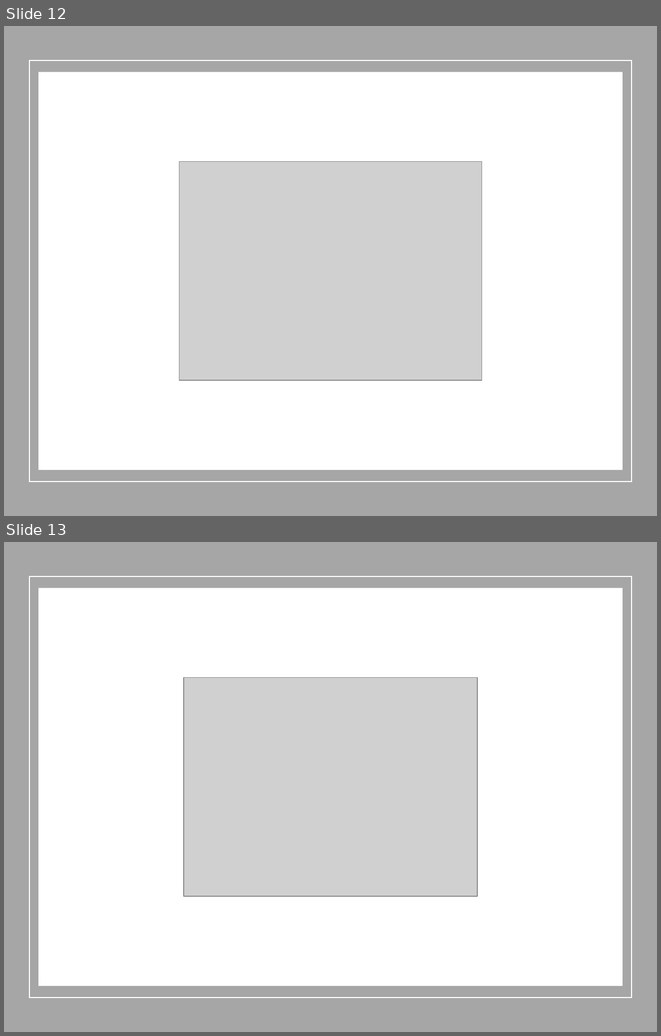
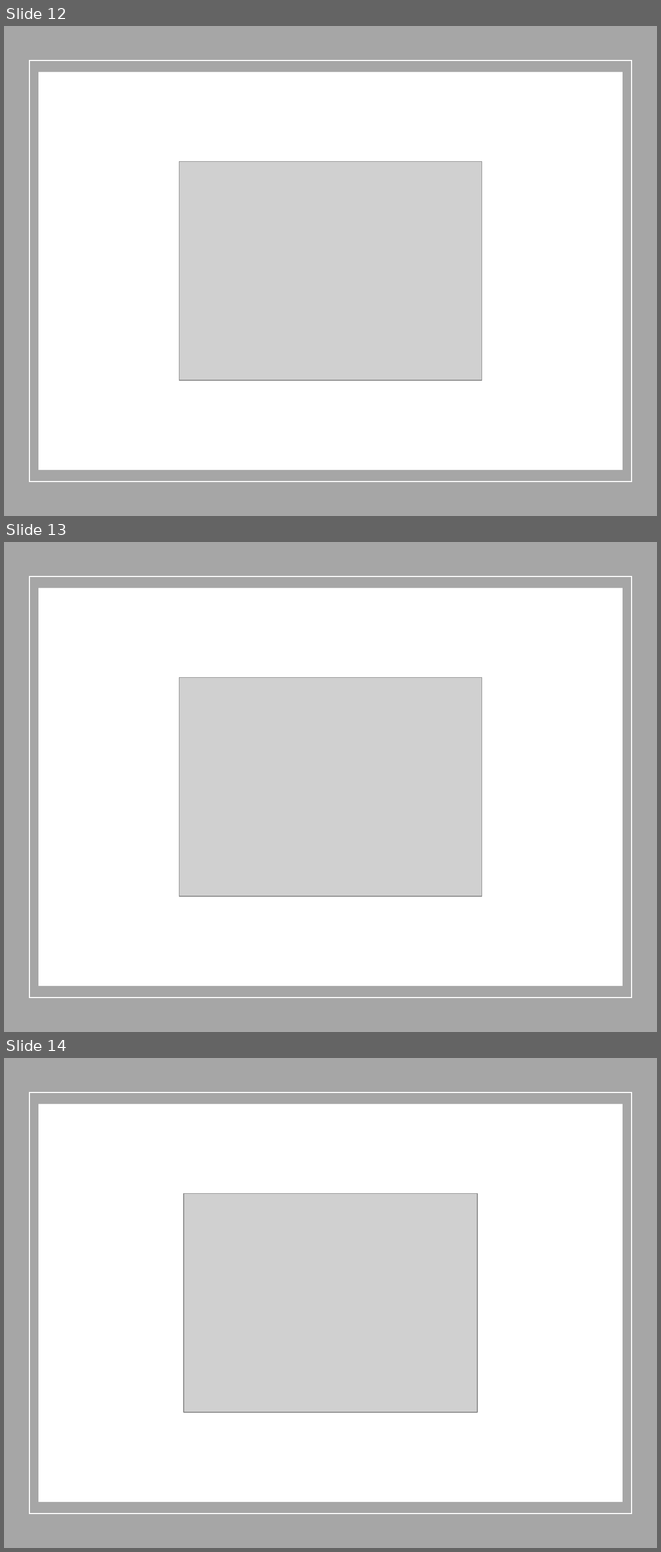
Before and after one commit to ricksbot/games, a slide deck: Name that Game.pptx. Shown one above the other, each under a label of ours: slides 12 and 13 before the commit, slides 12, 13 and 14 after it. The pictures are 661x1036 and 661x1552 pixels, drawn with LibreOffice and Linux fonts; fonts in the diff are those of the drawing; grey boxes stand for pictures. Boxes give left, top, right and bottom in pixels: in the first picture for what was removed or moved away, otherwise in the second. Text is boxed around its words. In the diff, an @@ line names an element or a change of style, - is before the commit and + after.

```diff
--- a/Name that Game.pptx
+++ b/Name that Game.pptx
@@ slide 13 added at [4, 542, 657, 1032], background #FFFFFF @@
@@ rectangle added at [4, 542, 657, 1032], fill #A6A6A6 @@
@@ rectangle added at [29, 576, 632, 998], outline #FFFFFF 1 pt @@
@@ rectangle added at [38, 588, 623, 986], fill #FFFFFF @@
@@ picture added at [179, 677, 482, 896] @@
@@ what was slide 13 is now slide 14 @@
```
